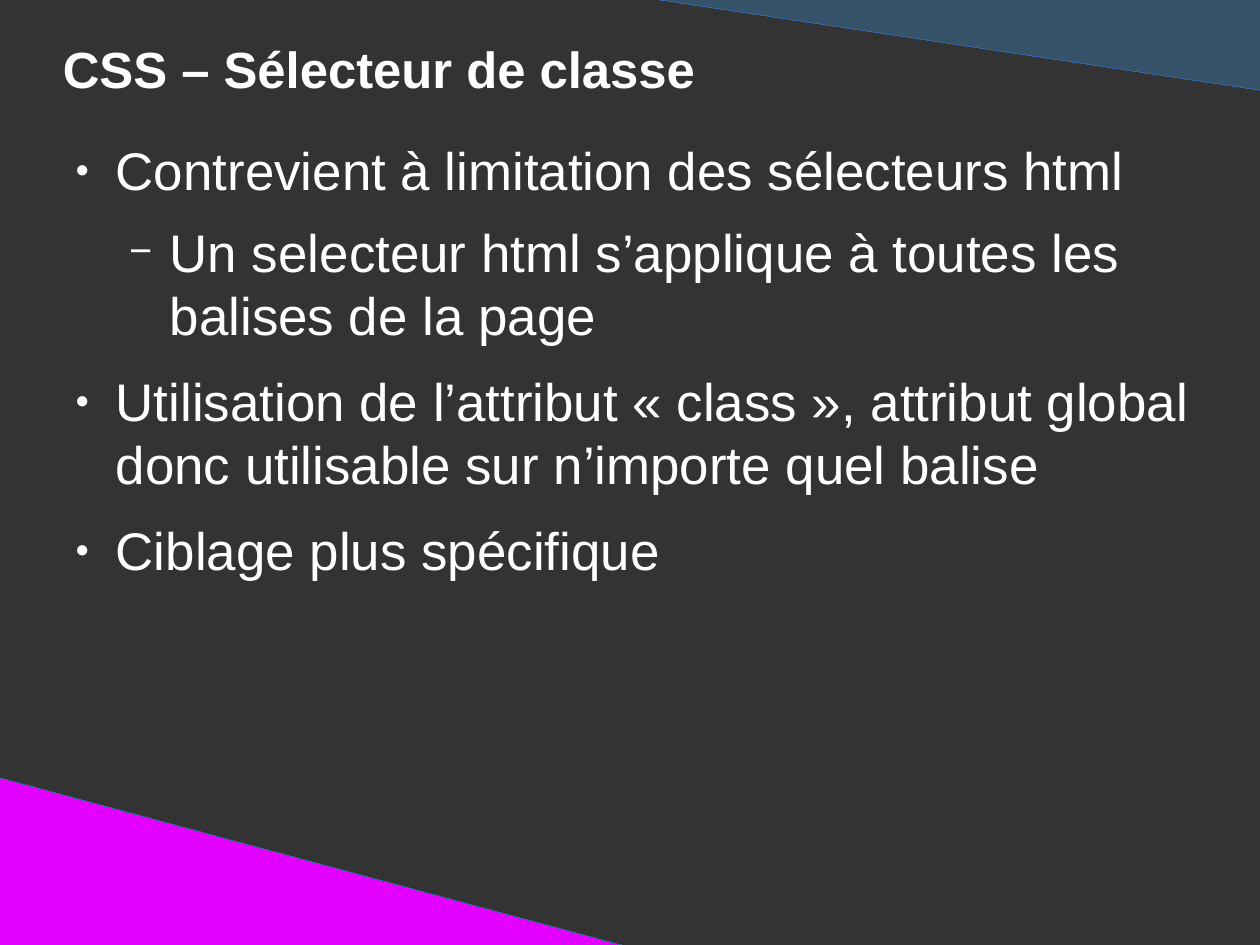
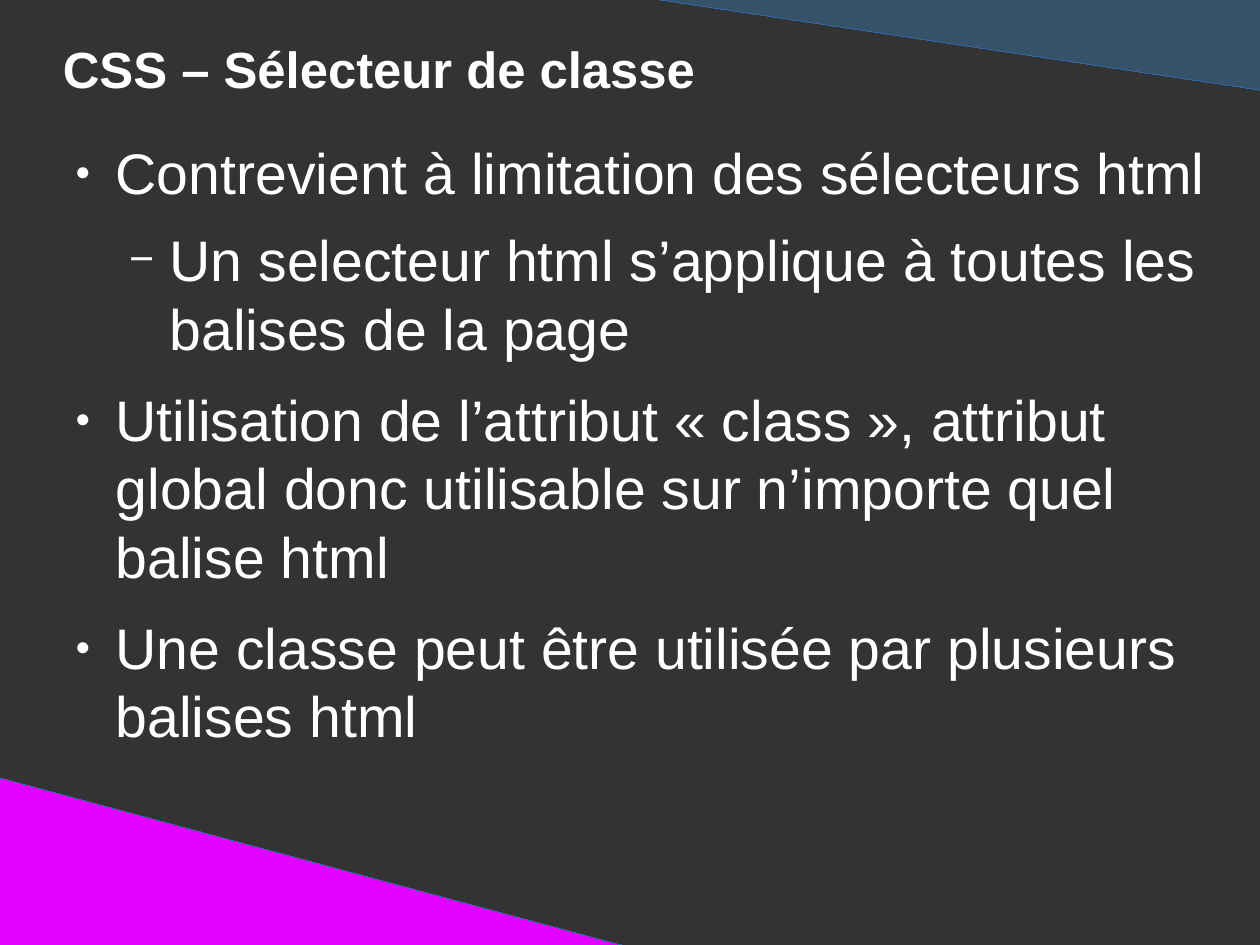
Before and after one commit to DanYellow/presentations, a slide deck: slide 50 of mmi/html/presentation.odp (slide 45 before the commit). Drawn at 1260x945 pixels with LibreOffice and Linux fonts; fonts in the diff are those of the drawing. Boxes give left, top, right and bottom in pixels: in the first picture for what was removed or moved away, otherwise in the second. Text is boxed around its words. In the diff, an @@ line names an element or a change of style, - is before the commit and + after.

Commit message:
Add slides for css' selectors in mmi's html class

```diff
--- a/mmi/html/presentation.odp
+++ b/mmi/html/presentation.odp
@@ text at [116, 152, 1205, 360]: size 33.3 to 36 pt in "Contrevient à limitation des sélecteurs html", "Un selecteur html s’applique à toutes les ..." @@
@@ text at [116, 399, 1176, 738]: text changed; size 33.3 to 36 pt @@
-● Utilisation de l’attribut « class », attribut global donc utilisable sur n’importe quel balise
-● Ciblage plus spécifique
+● Utilisation de l’attribut « class », attribut global donc utilisable sur n’importe quel balise html
+● Une classe peut être utilisée par plusieurs balises html
```
Also in this commit, not shown: 4 other slides changed, 13 slides added, 64 slides removed, 11 other files.
